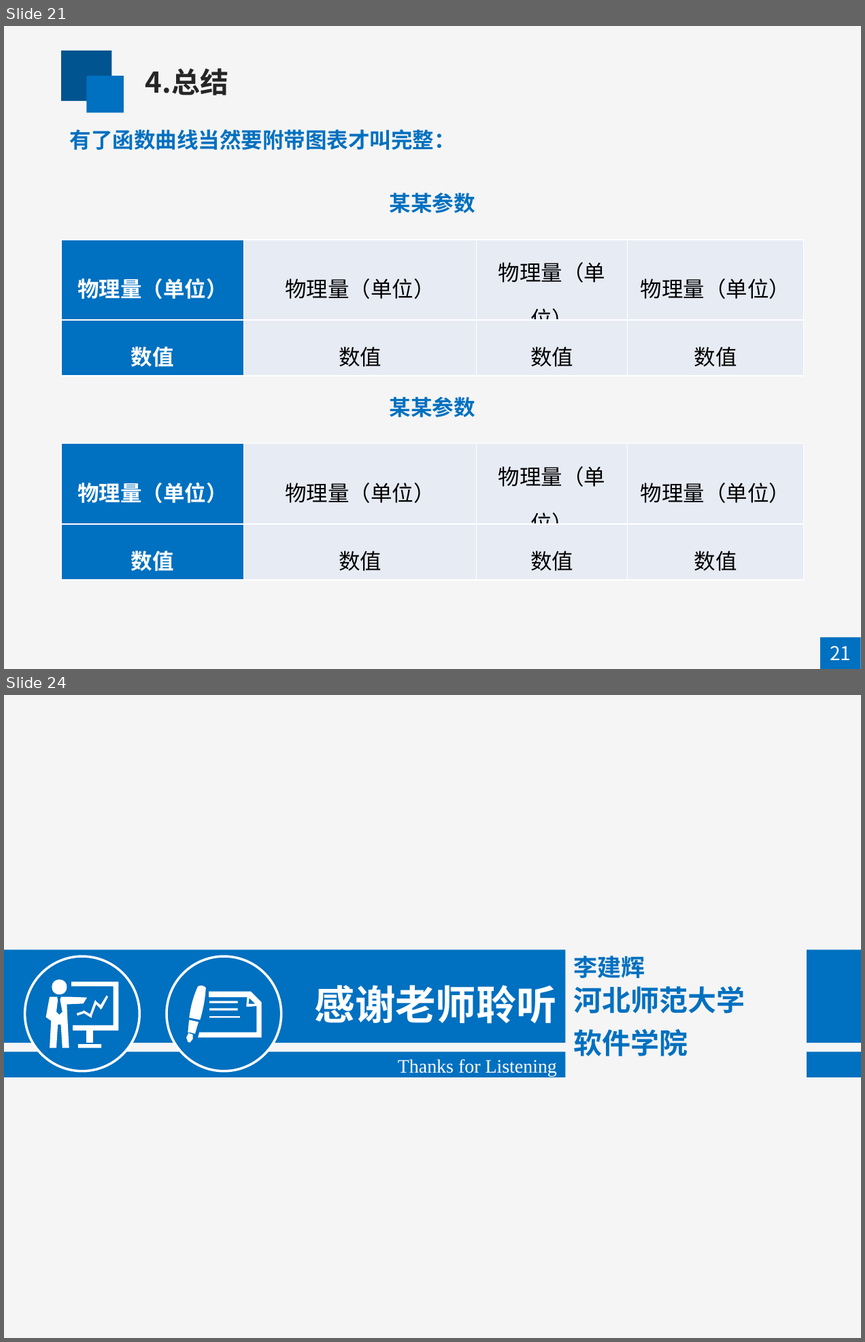
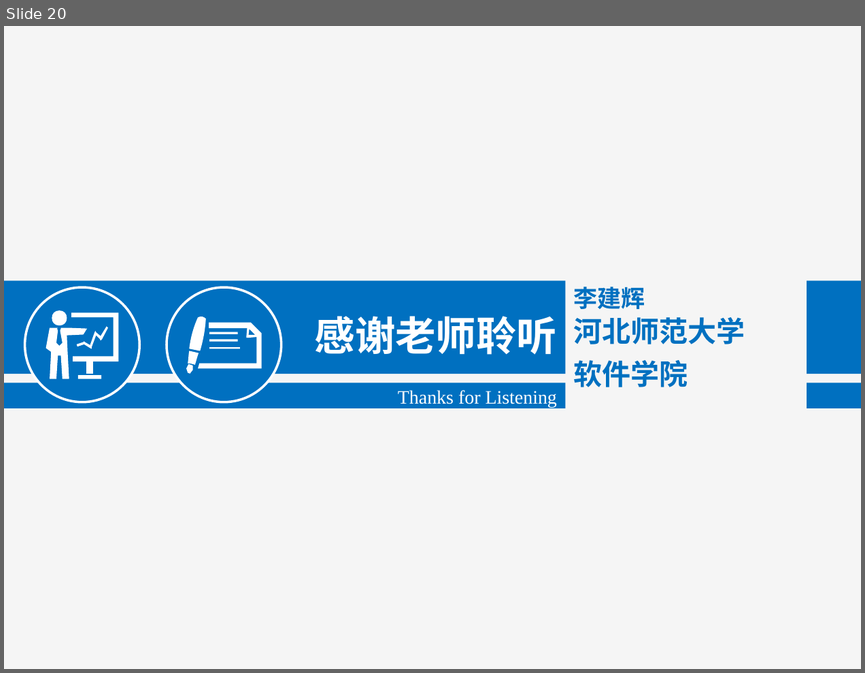
Before and after one commit to lijianhui1997/about_graduate, a slide deck: 答辩/李建辉-答辩.pptx. Shown one above the other, each under a label of ours: slides 21 and 24 before the commit, slide 20 after it; the slides between them are not shown. The pictures are 865x1342 and 865x673 pixels, drawn with LibreOffice and Linux fonts; fonts in the diff are those of the drawing. Boxes give left, top, right and bottom in pixels: in the first picture for what was removed or moved away, otherwise in the second. Text is boxed around its words. In the diff, an @@ line names an element or a change of style, - is before the commit and + after.

```diff
--- a/答辩/李建辉-答辩.pptx
+++ b/答辩/李建辉-答辩.pptx
@@ slide 21 removed at [4, 26, 861, 669], background #F5F5F5 @@
@@ rectangle removed at [61, 51, 112, 101] @@
@@ rectangle removed at [86, 76, 123, 112] @@
@@ text removed at [145, 68, 228, 95] @@
-4.总结
@@ text removed at [70, 129, 456, 150] @@
-有了函数曲线当然要附带图表才叫完整：
@@ text removed at [390, 193, 475, 213] @@
-某某参数
@@ table removed at [61, 240, 804, 376], 2 rows, 4 columns @@
-物理量（单位） | 物理量（单位） | 物理量（单位） | 物理量（单位）
-数值 | 数值 | 数值 | 数值
@@ text removed at [390, 397, 475, 417] @@
-某某参数
@@ table removed at [61, 444, 804, 580], 2 rows, 4 columns @@
-物理量（单位） | 物理量（单位） | 物理量（单位） | 物理量（单位）
-数值 | 数值 | 数值 | 数值
@@ rectangle removed at [821, 637, 861, 669] @@
@@ text removed at [830, 645, 851, 660] @@
-21
@@ what was slide 24 is now slide 20 @@
```
Also in this commit, not shown: 17 slides changed, 2 slides added, 5 other slides removed, 5 other files.
